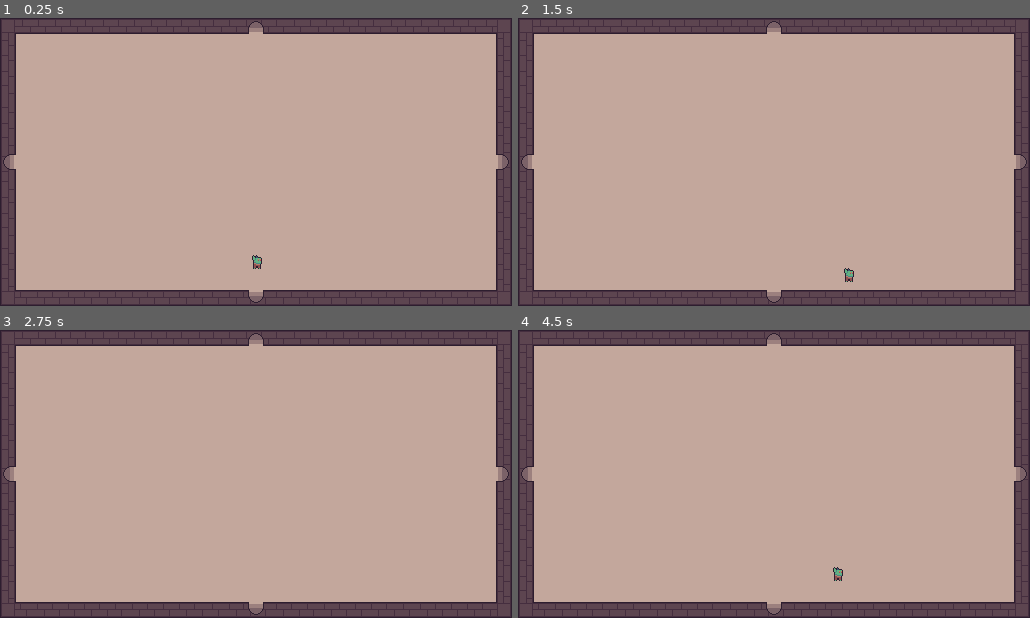
Above: before the commit, frames 1-4 (two rows, left to right).
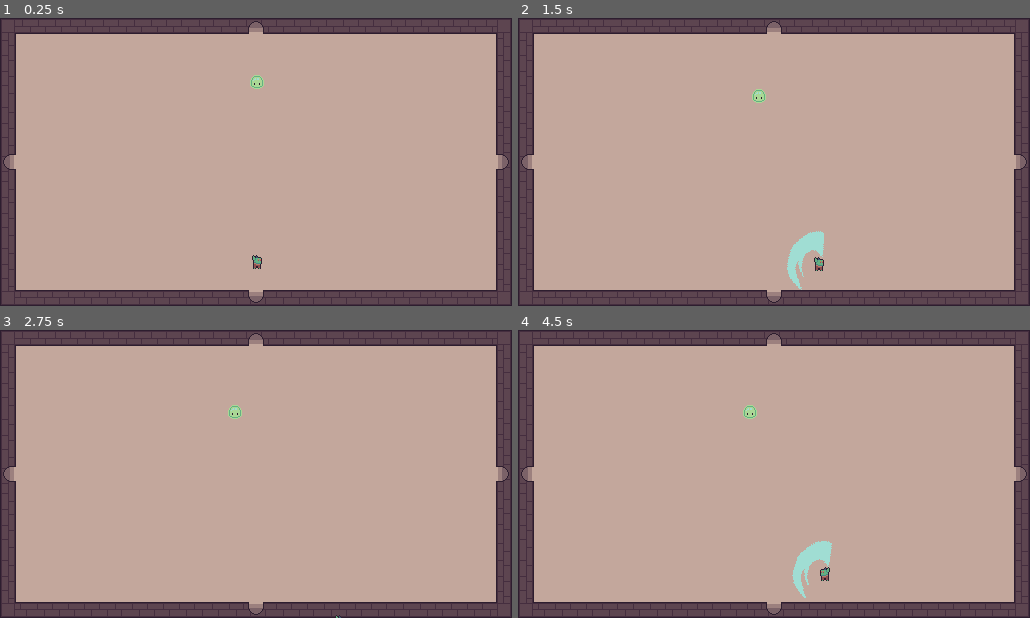
Above: after the commit, the same moments.

Repository: Olly-Fallows/dungeon-town
Game: Godot game, scene res://scenes/rooms/Testing.tscn
Same seed, same stepped clock (60 frames per second), same inputs: the game is played once before the commit and once after it. The project has no main scene, so this scene is started directly.
Inputs (mouse positions are in pixels of both pictures, inside the frame that each line leads up to):
- Up to frame 1 (0.25 s): no input
- Up to frame 2 (1.5 s): move the mouse to (886, 147) at 0.52 s; hold D (move_right) 0.53-1.28 s; click (886, 147) at 0.6 s; move the mouse to (671, 176) at 1.27 s; hold S (move_down) from 1.28 s (still down); click (671, 176) at 1.35 s
- Up to frame 3 (2.75 s): move the mouse to (307, 410) at 2.02 s; release S (move_down) at 2.03 s; hold D (move_right) from 2.03 s (still down); click (307, 410) at 2.1 s
- Up to frame 4 (4.5 s): tap Enter at 2.75 s; move the mouse to (748, 531) at 2.77 s; release D (move_right) at 2.78 s; hold W (move_up) 2.78-3.53 s; click (748, 531) at 2.85 s; move the mouse to (927, 517) at 3.52 s; hold A (move_left) from 3.53 s (still down); click (927, 517) at 3.6 s; move the mouse to (620, 430) at 4.27 s; click (620, 430) at 4.35 s

The runs differ from the first frame. In frame 1, 0.1% of the frame differs, in the area x 48-52%, y 19-25%; in frame 2, 0.9%, in the area x 45-66%, y 24-95%; in frame 3, 0.1%; in frame 4, 0.9%.

Commit message:
basic attack added

Diff:
--- a/project.godot
+++ b/project.godot
@@ -46,6 +46,11 @@
 "events": [Object(InputEventKey,"resource_local_to_scene":false,"resource_name":"","device":-1,"window_id":0,"alt_press …(192 unchanged characters)…
 ]
 }
+attack={
+"deadzone": 0.2,
+"events": [Object(InputEventMouseButton,"resource_local_to_scene":false,"resource_name":"","device":-1,"window_id":0,"alt_pressed":false,"shift_pressed":false,"ctrl_pressed":false,"meta_pressed":false,"button_mask":0,"position":Vector2(0, 0),"global_position":Vector2(0, 0),"factor":1.0,"button_index":1,"canceled":false,"pressed":false,"double_click":false,"script":null)
+]
+}
 
 [layer_names]
 
--- a/resources/entities/Player.tres
+++ b/resources/entities/Player.tres
@@ -3,9 +3,16 @@
 [ext_resource type="Script" uid="uid://cbnnb1qq22a5o" path="res://src/entities/states/State.gd" id="1_t8jjo"]
 [ext_resource type="Script" uid="uid://cxpsuipxspfaw" path="res://src/entities/states/HurtState.gd" id="2_0rfo3"]
 [ext_resource type="Script" uid="uid://c2smgkyyh0tfj" path="res://src/entities/EntityDefinition.gd" id="2_a22fp"]
+[ext_resource type="Script" uid="uid://bsfpj5nsqeqsx" path="res://src/entities/states/playerstates/PlayerAttackState.gd" id="2_p1wjv"]
 [ext_resource type="SpriteFrames" uid="uid://7wmjgl64hhkb" path="res://resources/spriteframes/goblin-base.tres" id="3_a22fp"]
 [ext_resource type="Script" uid="uid://cg18ehtvoehky" path="res://src/entities/states/playerstates/PlayerIdleState.gd" id="3_bea2r"]
+[ext_resource type="Script" uid="uid://dxo0su5yc76ju" path="res://src/entities/Stats.gd" id="6_bea2r"]
 [ext_resource type="Script" uid="uid://dfss43k4u52h" path="res://src/entities/states/StunState.gd" id="6_p1wjv"]
+[ext_resource type="Resource" uid="uid://baw5lah0t06t7" path="res://resources/weapons/Sword.tres" id="8_vty5o"]
+
+[sub_resource type="Resource" id="Resource_gkdmb"]
+script = ExtResource("2_p1wjv")
+metadata/_custom_type_script = "uid://bsfpj5nsqeqsx"
 
 [sub_resource type="Resource" id="Resource_xk2a8"]
 script = ExtResource("2_0rfo3")
@@ -15,6 +22,13 @@
 script = ExtResource("3_bea2r")
 metadata/_custom_type_script = "uid://cg18ehtvoehky"
 
+[sub_resource type="Resource" id="Resource_vty5o"]
+script = ExtResource("6_bea2r")
+speed = 100.0
+acceloration = 10.0
+weapon = ExtResource("8_vty5o")
+metadata/_custom_type_script = "uid://dxo0su5yc76ju"
+
 [sub_resource type="Resource" id="Resource_corg4"]
 script = ExtResource("6_p1wjv")
 metadata/_custom_type_script = "uid://dfss43k4u52h"
@@ -22,15 +36,19 @@
 [resource]
 script = ExtResource("2_a22fp")
 sprite = ExtResource("3_a22fp")
-speed = 100.0
-acceloration = 10.0
+stats = SubResource("Resource_vty5o")
 size = 6
 collision_layer = 2
-collision_mask = 269
+collision_mask = 29
 hurtbox_layer = 2
 hurtbox_mask = 5
+hitbox_layer = 2
+hitbox_mask = 21
 idle_state = SubResource("Resource_jwqmy")
 hurt_state = SubResource("Resource_xk2a8")
 stun_state = SubResource("Resource_corg4")
+additional_states = Dictionary[String, ExtResource("1_t8jjo")]({
+"attack": SubResource("Resource_gkdmb")
+})
 groups = Array[String](["player"])
 metadata/_custom_type_script = "uid://c2smgkyyh0tfj"
--- /dev/null
+++ b/resources/entities/Slime.tres
@@ -0,0 +1,47 @@
+[gd_resource type="Resource" script_class="EntityDefinition" format=3 uid="uid://c1sakv7xvb5a0"]
+
+[ext_resource type="Script" uid="uid://cbnnb1qq22a5o" path="res://src/entities/states/State.gd" id="1_w1qio"]
+[ext_resource type="Script" uid="uid://cxpsuipxspfaw" path="res://src/entities/states/HurtState.gd" id="3_hf5ny"]
+[ext_resource type="Script" uid="uid://8mhm8bam1k0o" path="res://src/entities/states/enemystates/RandomIdleState.gd" id="4_w1qio"]
+[ext_resource type="SpriteFrames" uid="uid://m2w4h5hr633b" path="res://resources/spriteframes/slime-base.tres" id="5_vvvn0"]
+[ext_resource type="Script" uid="uid://c2smgkyyh0tfj" path="res://src/entities/EntityDefinition.gd" id="5_w1yw3"]
+[ext_resource type="Script" uid="uid://dxo0su5yc76ju" path="res://src/entities/Stats.gd" id="7_dj2la"]
+[ext_resource type="Resource" uid="uid://baw5lah0t06t7" path="res://resources/weapons/Sword.tres" id="8_ohk46"]
+[ext_resource type="Script" uid="uid://dfss43k4u52h" path="res://src/entities/states/StunState.gd" id="9_heesu"]
+
+[sub_resource type="Resource" id="Resource_xk2a8"]
+script = ExtResource("3_hf5ny")
+metadata/_custom_type_script = "uid://cxpsuipxspfaw"
+
+[sub_resource type="Resource" id="Resource_okb63"]
+script = ExtResource("4_w1qio")
+metadata/_custom_type_script = "uid://8mhm8bam1k0o"
+
+[sub_resource type="Resource" id="Resource_vvvn0"]
+script = ExtResource("7_dj2la")
+max_health = 3
+speed = 50.0
+acceloration = 5.0
+weapon = ExtResource("8_ohk46")
+metadata/_custom_type_script = "uid://dxo0su5yc76ju"
+
+[sub_resource type="Resource" id="Resource_corg4"]
+script = ExtResource("9_heesu")
+metadata/_custom_type_script = "uid://dfss43k4u52h"
+
+[resource]
+script = ExtResource("5_w1yw3")
+sprite = ExtResource("5_vvvn0")
+stats = SubResource("Resource_vvvn0")
+size = 6
+collision_layer = 2
+collision_mask = 29
+hurtbox_layer = 4
+hurtbox_mask = 11
+hitbox_layer = 4
+hitbox_mask = 27
+idle_state = SubResource("Resource_okb63")
+hurt_state = SubResource("Resource_xk2a8")
+stun_state = SubResource("Resource_corg4")
+groups = Array[String](["player"])
+metadata/_custom_type_script = "uid://c2smgkyyh0tfj"
--- /dev/null
+++ b/resources/spriteframes/attacks/slash.tres
@@ -0,0 +1,56 @@
+[gd_resource type="SpriteFrames" format=3 uid="uid://dhag8i26trwkf"]
+
+[ext_resource type="Texture2D" uid="uid://d2dikeb6ray68" path="res://assets/sprites/weapons/slash.png" id="1_vuwc3"]
+
+[sub_resource type="AtlasTexture" id="AtlasTexture_vuwc3"]
+atlas = ExtResource("1_vuwc3")
+region = Rect2(0, 0, 64, 64)
+
+[sub_resource type="AtlasTexture" id="AtlasTexture_gedqh"]
+atlas = ExtResource("1_vuwc3")
+region = Rect2(64, 0, 64, 64)
+
+[sub_resource type="AtlasTexture" id="AtlasTexture_2vjqt"]
+atlas = ExtResource("1_vuwc3")
+region = Rect2(128, 0, 64, 64)
+
+[sub_resource type="AtlasTexture" id="AtlasTexture_6a0r5"]
+atlas = ExtResource("1_vuwc3")
+region = Rect2(192, 0, 64, 64)
+
+[sub_resource type="AtlasTexture" id="AtlasTexture_4fd73"]
+atlas = ExtResource("1_vuwc3")
+region = Rect2(256, 0, 64, 64)
+
+[sub_resource type="AtlasTexture" id="AtlasTexture_4bbw2"]
+atlas = ExtResource("1_vuwc3")
+region = Rect2(320, 0, 64, 64)
+
+[resource]
+animations = [{
+"frames": [{
+"duration": 1.0,
+"texture": SubResource("AtlasTexture_vuwc3")
+}, {
+"duration": 1.0,
+"texture": SubResource("AtlasTexture_gedqh")
+}, {
+"duration": 1.0,
+"texture": SubResource("AtlasTexture_2vjqt")
+}, {
+"duration": 1.0,
+"texture": SubResource("AtlasTexture_6a0r5")
+}, {
+"duration": 1.0,
+"texture": SubResource("AtlasTexture_4fd73")
+}, {
+"duration": 1.0,
+"texture": SubResource("AtlasTexture_4bbw2")
+}, {
+"duration": 1.0,
+"texture": SubResource("AtlasTexture_4bbw2")
+}],
+"loop": 0,
+"name": &"default",
+"speed": 30.0
+}]
--- a/resources/spriteframes/goblin-base.tres
+++ b/resources/spriteframes/goblin-base.tres
@@ -49,6 +49,21 @@
 "texture": SubResource("AtlasTexture_pxajr")
 }, {
 "duration": 1.0,
+"texture": SubResource("AtlasTexture_pxajr")
+}, {
+"duration": 1.0,
+"texture": SubResource("AtlasTexture_pxajr")
+}, {
+"duration": 1.0,
+"texture": SubResource("AtlasTexture_pxajr")
+}, {
+"duration": 1.0,
+"texture": SubResource("AtlasTexture_pxajr")
+}, {
+"duration": 1.0,
+"texture": SubResource("AtlasTexture_pxajr")
+}, {
+"duration": 1.0,
 "texture": SubResource("AtlasTexture_8speo")
 }, {
 "duration": 1.0,
@@ -56,10 +71,13 @@
 }, {
 "duration": 1.0,
 "texture": SubResource("AtlasTexture_anplv")
+}, {
+"duration": 1.0,
+"texture": SubResource("AtlasTexture_pxajr")
 }],
 "loop": 1,
 "name": &"idle",
-"speed": 5.0
+"speed": 15.0
 }, {
 "frames": [{
 "duration": 1.0,
@@ -82,5 +100,5 @@
 }],
 "loop": 1,
 "name": &"run",
-"speed": 5.0
+"speed": 15.0
 }]
--- /dev/null
+++ b/resources/weapons/Sword.tres
@@ -0,0 +1,9 @@
+[gd_resource type="Resource" script_class="Weapon" format=3 uid="uid://baw5lah0t06t7"]
+
+[ext_resource type="PackedScene" uid="uid://d1kw4x85gocho" path="res://scenes/attacks/Slash.tscn" id="1_5bhj1"]
+[ext_resource type="Script" uid="uid://ct2vu8bkg85o" path="res://src/entities/combat/weapons/Weapon.gd" id="1_7u0mt"]
+
+[resource]
+script = ExtResource("1_7u0mt")
+hitbox = ExtResource("1_5bhj1")
+metadata/_custom_type_script = "uid://ct2vu8bkg85o"
--- /dev/null
+++ b/scenes/attacks/Slash.tscn
@@ -0,0 +1,27 @@
+[gd_scene format=3 uid="uid://d1kw4x85gocho"]
+
+[ext_resource type="Script" uid="uid://db61dkwxseq4k" path="res://src/entities/combat/weapons/MeleeAttack.gd" id="1_w5ioj"]
+[ext_resource type="SpriteFrames" uid="uid://dhag8i26trwkf" path="res://resources/spriteframes/attacks/slash.tres" id="2_5qlh6"]
+[ext_resource type="Script" uid="uid://c1wijpio8gq4g" path="res://src/entities/combat/Damage.gd" id="2_j1sl7"]
+
+[sub_resource type="Resource" id="Resource_kifw4"]
+script = ExtResource("2_j1sl7")
+metadata/_custom_type_script = "uid://c1wijpio8gq4g"
+
+[sub_resource type="RectangleShape2D" id="RectangleShape2D_e16kn"]
+size = Vector2(32, 62)
+
+[node name="Slash" type="Area2D" unique_id=432134596 node_paths=PackedStringArray("animation")]
+script = ExtResource("1_w5ioj")
+animation = NodePath("AnimatedSprite2D")
+damage = SubResource("Resource_kifw4")
+metadata/_custom_type_script = "uid://db61dkwxseq4k"
+
+[node name="AnimatedSprite2D" type="AnimatedSprite2D" parent="." unique_id=1455973742]
+sprite_frames = ExtResource("2_5qlh6")
+autoplay = "default"
+offset = Vector2(16, 0)
+
+[node name="CollisionShape2D" type="CollisionShape2D" parent="." unique_id=193638455]
+position = Vector2(17, 0)
+shape = SubResource("RectangleShape2D_e16kn")
--- a/scenes/rooms/Testing.tscn
+++ b/scenes/rooms/Testing.tscn
@@ -3,6 +3,7 @@
 [ext_resource type="Texture2D" uid="uid://hkehijcd7uf3" path="res://assets/tilesets/Arena.png" id="1_kiiw7"]
 [ext_resource type="Script" uid="uid://cdg1gkbb71hg7" path="res://src/entities/EntitySpawn.gd" id="2_wci31"]
 [ext_resource type="Resource" uid="uid://sguo5bvywd24" path="res://resources/entities/Player.tres" id="3_gkdmb"]
+[ext_resource type="Resource" uid="uid://c1sakv7xvb5a0" path="res://resources/entities/Slime.tres" id="4_okb63"]
 
 [node name="Testing" type="Node2D" unique_id=452574010]
 
@@ -10,8 +11,14 @@
 texture = ExtResource("1_kiiw7")
 centered = false
 
-[node name="EntitySpawn" type="Node2D" parent="Arena" unique_id=1568220339]
+[node name="PlayerSpawn" type="Node2D" parent="Arena" unique_id=1568220339]
 position = Vector2(257, 244)
 script = ExtResource("2_wci31")
 definition = ExtResource("3_gkdmb")
 metadata/_custom_type_script = "uid://cdg1gkbb71hg7"
+
+[node name="SlimeSpawn" type="Node2D" parent="Arena" unique_id=1641225648]
+position = Vector2(259, 62)
+script = ExtResource("2_wci31")
+definition = ExtResource("4_okb63")
+metadata/_custom_type_script = "uid://cdg1gkbb71hg7"
--- a/src/entities/Entity.gd
+++ b/src/entities/Entity.gd
@@ -1,17 +1,46 @@
 extends CharacterBody2D
 class_name Entity
 
+signal dead
+
 var sprite: AnimatedSprite2D
+var hurtbox: Hurtbox
 
-var speed: float
-var acceloration: float
+var stats: Stats
 
 var states: Dictionary[String, State] = {}
 var current_state: State
 
-func _physics_process(delta: float) -> void:
-	var next_state = current_state.physics(self, delta)
+var hitbox_layer: int
+var hitbox_mask: int
+
+func _ready() -> void:
+	stats.ready()
+	hurtbox.hurt.connect(take_damage)
+
+func change_state(next_state: String) -> void:
 	while next_state in states.keys():
 		current_state.exit(self)
 		current_state = states[next_state]
 		next_state = current_state.enter(self)
+	if not next_state.is_empty():
+		push_warning("Entity: " + name + " tried to move to state: " + next_state)
+
+
+func _physics_process(delta: float) -> void:
+	var next_state = current_state.physics(self, delta)
+	change_state(next_state)
+
+func _process(delta: float) -> void:
+	var next_state = current_state.process(self, delta)
+	change_state(next_state)
+
+func take_damage(hitbox: Hitbox) -> void:
+	stats.health = max(0, stats.health - hitbox.damage.amount)
+	change_state("hurt")
+	if stats.health <= 0:
+		dead.emit()
+		die()
+
+func die() -> void:
+	queue_free()
--- a/src/entities/EntityDefinition.gd
+++ b/src/entities/EntityDefinition.gd
@@ -5,11 +5,9 @@
 @export
 var sprite: SpriteFrames
 
-@export_category("Movement")
+@export_category("Stats")
 @export
-var speed: float
-@export
-var acceloration: float
+var stats: Stats
 
 @export_category("Physics")
 @export
@@ -24,6 +22,11 @@
 @export_flags_2d_physics
 var hurtbox_mask: int
 
+@export_flags_2d_physics
+var hitbox_layer: int
+@export_flags_2d_physics
+var hitbox_mask: int
+
 @export_category("States")
 @export
 var idle_state: State = IdleState.new()
@@ -35,6 +38,7 @@
 @export
 var additional_states: Dictionary[String, State] = {}
 
+
 @export_category("Metadata")
 @export
 var groups: Array[String] = []
--- a/src/entities/EntityFactory.gd
+++ b/src/entities/EntityFactory.gd
@@ -10,15 +10,28 @@
 	entity.add_child(sprite)
 	entity.sprite = sprite
 
-	# Movement
-	entity.speed = definition.speed
-	entity.acceloration = definition.acceloration
+	# Stats
+	entity.stats = definition.stats.duplicate(true)
 
 	# Physics
 	var collision_shape: CollisionShape2D = CollisionShape2D.new()
 	collision_shape.shape = CircleShape2D.new()
 	collision_shape.shape.radius = definition.size
 	entity.add_child(collision_shape)
+
+	# Hurtbox
+	entity.hurtbox = Hurtbox.new()
+	entity.hurtbox.collision_layer = definition.hurtbox_layer
+	entity.hurtbox.collision_mask = definition.hurtbox_mask
+	entity.add_child(entity.hurtbox)
+	var hurtbox_shape: CollisionShape2D = CollisionShape2D.new()
+	hurtbox_shape.shape = CircleShape2D.new()
+	hurtbox_shape.shape.radius = definition.size
+	entity.hurtbox.add_child(hurtbox_shape)
+
+	# Hitbox
+	entity.hitbox_layer = definition.hitbox_layer
+	entity.hitbox_mask = definition.hitbox_mask
 
 	# States
 	entity.current_state = definition.idle_state.duplicate()
--- /dev/null
+++ b/src/entities/Stats.gd
@@ -0,0 +1,17 @@
+extends Resource
+class_name Stats
+
+@export
+var max_health: int = 5
+var health: int = max_health
+
+@export
+var speed: float
+@export
+var acceloration: float
+
+@export
+var weapon: Weapon
+
+func ready() -> void:
+	health = max_health
--- a/src/entities/combat/Damage.gd
+++ b/src/entities/combat/Damage.gd
@@ -1,2 +1,5 @@
-extends RefCounted
+extends Resource
 class_name Damage
+
+@export
+var amount: int = 1
--- a/src/entities/combat/Hitbox.gd
+++ b/src/entities/combat/Hitbox.gd
@@ -3,6 +3,7 @@
 
 signal hit(hurtbox: Hurtbox)
 
+@export
 var damage: Damage
 
 func _ready() -> void:
@@ -13,9 +14,9 @@
 func disable() -> void:
 	for c in get_children():
 		if c is CollisionShape2D:
-			c.disabled = true
+			(func(): c.disabled = true).call_deferred()
 
 func enable() -> void:
 	for c in get_children():
 		if c is CollisionShape2D:
-			c.disabled = false
+			(func(): c.disabled = false).call_deferred()
--- a/src/entities/combat/Hurtbox.gd
+++ b/src/entities/combat/Hurtbox.gd
@@ -11,9 +11,9 @@
 func disable() -> void:
 	for c in get_children():
 		if c is CollisionShape2D:
-			c.disabled = true
+			(func(): c.disabled = true).call_deferred()
 
 func enable() -> void:
 	for c in get_children():
 		if c is CollisionShape2D:
-			c.disabled = false
+			(func(): c.disabled = false).call_deferred()
--- /dev/null
+++ b/src/entities/combat/weapons/MeleeAttack.gd
@@ -0,0 +1,8 @@
+extends Hitbox
+class_name MeleeAttack
+
+@export
+var animation: AnimatedSprite2D
+
+func _ready() -> void:
+	animation.animation_finished.connect(queue_free)
--- /dev/null
+++ b/src/entities/combat/weapons/Weapon.gd
@@ -0,0 +1,10 @@
+extends Resource
+class_name Weapon
+
+@export
+var sprite: Texture
+@export
+var follow_aim: bool = false
+
+@export
+var hitbox: PackedScene
--- a/src/entities/states/HurtState.gd
+++ b/src/entities/states/HurtState.gd
@@ -1,13 +1,22 @@
 extends State
 class_name HurtState
 
-func enter(_entity: Entity) -> String:
+var timer: SceneTreeTimer
+
+func enter(entity: Entity) -> String:
+	timer = entity.get_tree().create_timer(0.5, false, true, false)
+	entity.modulate = Color.RED
+	entity.hurtbox.disable()
 	return ""
 
-func exit(_entity: Entity) -> void:
+func exit(entity: Entity) -> void:
+	entity.modulate = Color.WHITE
+	entity.hurtbox.enable()
 	pass
 
 func physics(_entity: Entity, _delta: float) -> String:
+	if timer.time_left == 0:
+		return "idle"
 	return ""
 
 func process(_entity: Entity, _delta: float) -> String:
--- /dev/null
+++ b/src/entities/states/enemystates/RandomIdleState.gd
@@ -0,0 +1,20 @@
+extends State
+class_name RandomIdleState
+
+var direction: Vector2 = Vector2(randf_range(-1, 1), randf_range(-1, 1))
+var timer: SceneTreeTimer
+
+func enter(_entity: Entity) -> String:
+	return ""
+
+func exit(_entity: Entity) -> void:
+	pass
+
+func physics(entity: Entity, delta: float) -> String:
+	direction = direction.lerp(Vector2(randf_range(-1, 1), randf_range(-1, 1)), 0.8*delta)
+	entity.velocity = entity.velocity.lerp(direction * entity.stats.speed, entity.stats.acceloration * delta)
+	entity.move_and_slide()
+	return ""
+
+func process(_entity: Entity, _delta: float) -> String:
+	return ""
--- /dev/null
+++ b/src/entities/states/playerstates/PlayerAttackState.gd
@@ -0,0 +1,29 @@
+extends State
+class_name PlayerAttackState
+
+var attack: MeleeAttack
+
+func enter(entity: Entity) -> String:
+	var target = entity.get_global_mouse_position()
+	attack = entity.stats.weapon.hitbox.instantiate()
+	#attack.global_position = entity.global_position
+	attack.collision_mask = entity.hitbox_mask
+	attack.collision_layer = entity.hitbox_layer
+	entity.add_child(attack)
+	attack.look_at(target)
+	entity.sprite.play("idle")
+	return ""
+
+func exit(_entity: Entity) -> void:
+	pass
+
+func physics(_entity: Entity, _delta: float) -> String:
+	if attack:
+		if attack.animation.is_playing():
+			return ""
+	else:
+		return "idle"
+	return ""
+
+func process(_entity: Entity, _delta: float) -> String:
+	return ""
--- a/src/entities/states/playerstates/PlayerIdleState.gd
+++ b/src/entities/states/playerstates/PlayerIdleState.gd
@@ -10,10 +10,20 @@
 	pass
 
 func physics(entity: Entity, delta: float) -> String:
+	if Input.is_action_just_pressed("attack"):
+		return "attack"
 	direction = Input.get_vector("move_left", "move_right", "move_up", "move_down")
-	entity.velocity = entity.velocity.lerp(direction * entity.speed, entity.acceloration * delta)
+	entity.velocity = entity.velocity.lerp(direction * entity.stats.speed, entity.stats.acceloration * delta)
 	entity.move_and_slide()
 	return ""
 
-func process(_entity: Entity, _delta: float) -> String:
+func process(entity: Entity, _delta: float) -> String:
+	if entity.velocity.length() < 10:
+		entity.sprite.play("idle")
+	else:
+		entity.sprite.play("run")
+		if entity.velocity.x < 0:
+			entity.sprite.flip_h = true
+		elif entity.velocity.x > 0:
+			entity.sprite.flip_h = false
 	return ""
Renamed: assets/sprites/weapons/sword.png -> assets/sprites/weapons/slash.png
Not shown, changed: assets/sprites/weapons/slash.png.import
Not shown, added: src/entities/Stats.gd.uid
Not shown, added: src/entities/combat/weapons/MeleeAttack.gd.uid
Not shown, added: src/entities/combat/weapons/Weapon.gd.uid
Not shown, added: src/entities/states/enemystates/RandomIdleState.gd.uid
Not shown, added: src/entities/states/playerstates/PlayerAttackState.gd.uid
